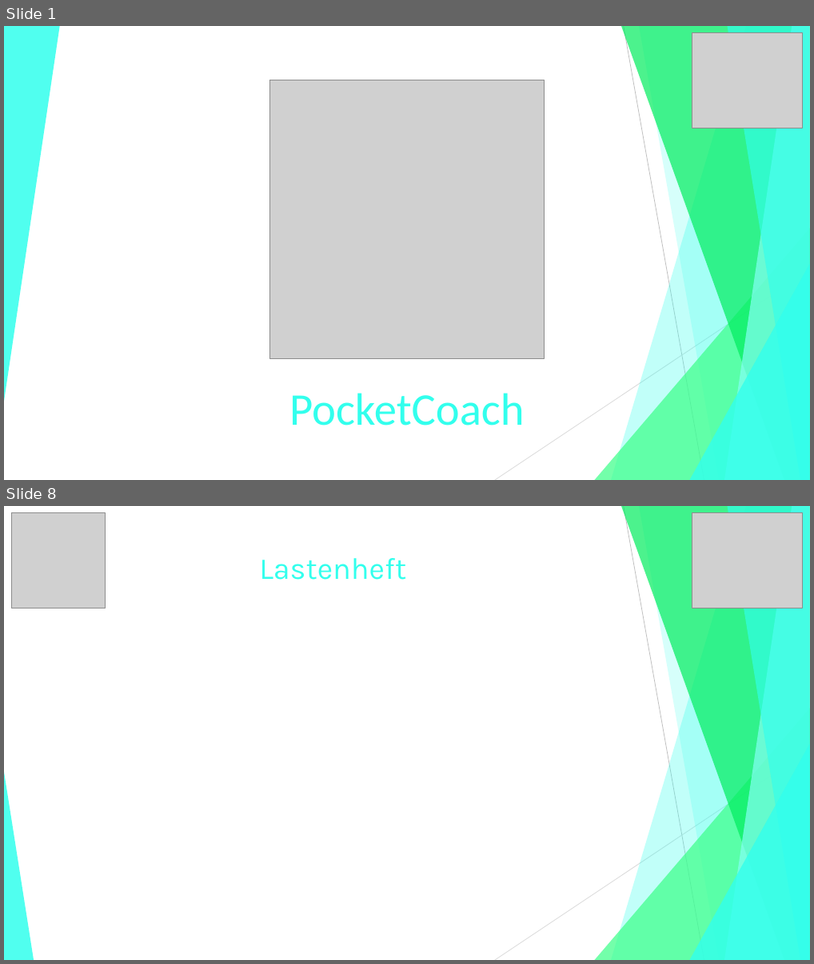
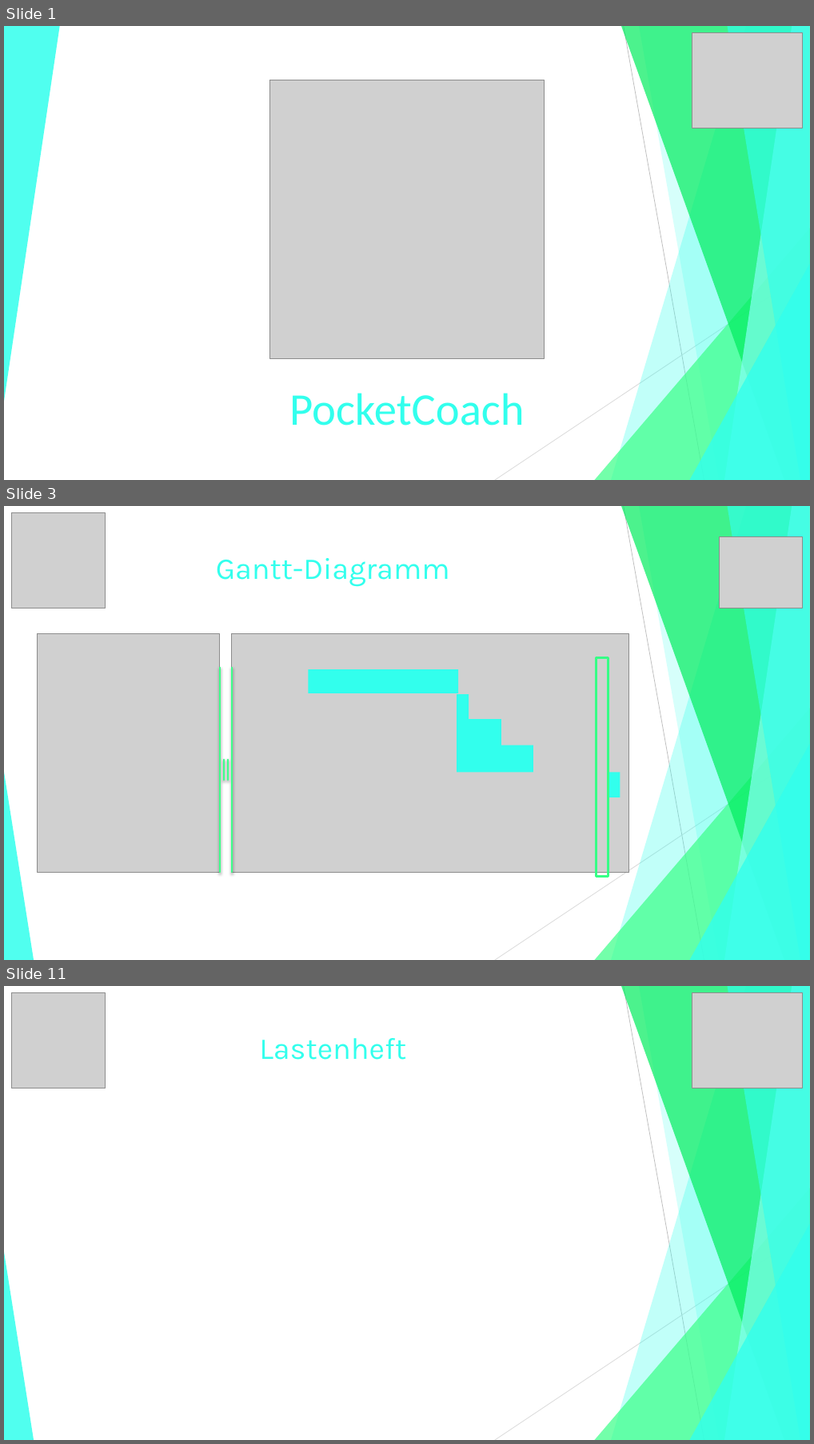
Before and after one commit to jGrochla/PocketCoach, a slide deck: PocketCoachExcel-PDF/PowerPoints/PocketCoach.pptx. Shown one above the other, each under a label of ours: slides 1 and 8 before the commit, slides 1, 3 and 11 after it; the slides between them are not shown. The pictures are 814x964 and 814x1444 pixels, drawn with LibreOffice and Linux fonts; fonts in the diff are those of the drawing; grey boxes stand for pictures. Boxes give left, top, right and bottom in pixels: in the first picture for what was removed or moved away, otherwise in the second. Text is boxed around its words. In the diff, an @@ line names an element or a change of style, - is before the commit and + after.

Commit message:
PowerPoint über Aktuellen stand hinzugefügt und Gantt aktualisiert

```diff
--- a/PocketCoachExcel-PDF/PowerPoints/PocketCoach.pptx
+++ b/PocketCoachExcel-PDF/PowerPoints/PocketCoach.pptx
@@ slide 3 added at <box>4,506,810,960</box>, background #FFFFFF; not listed: 10 template elements that a slide beside it also shows @@
@@ picture added at <box>11,512,105,608</box> @@
@@ picture added at <box>720,537,803,608</box> @@
@@ title added at <box>216,558,450,587</box>, 36 pt, text #32FFED @@
+Gantt-Diagramm
@@ rectangle added at <box>308,669,458,693</box>, fill #32FFED @@
@@ rectangle added at <box>597,657,609,876</box>, outline #36FF86 3 pt @@
@@ rectangle added at <box>457,694,470,719</box>, fill #32FFED @@
@@ rectangle added at <box>457,719,502,745</box>, fill #32FFED @@
@@ rectangle added at <box>457,745,534,772</box>, fill #32FFED @@
@@ group added at <box>38,634,630,872</box>: 4 lines, 2 pictures @@
@@ rectangle added at <box>608,772,621,797</box>, fill #32FFED @@
@@ what was slide 8 is now slide 11 @@
```
Also in this commit, not shown: 7 slides changed, 3 other slides added, 1 slide removed, 1 other file.
